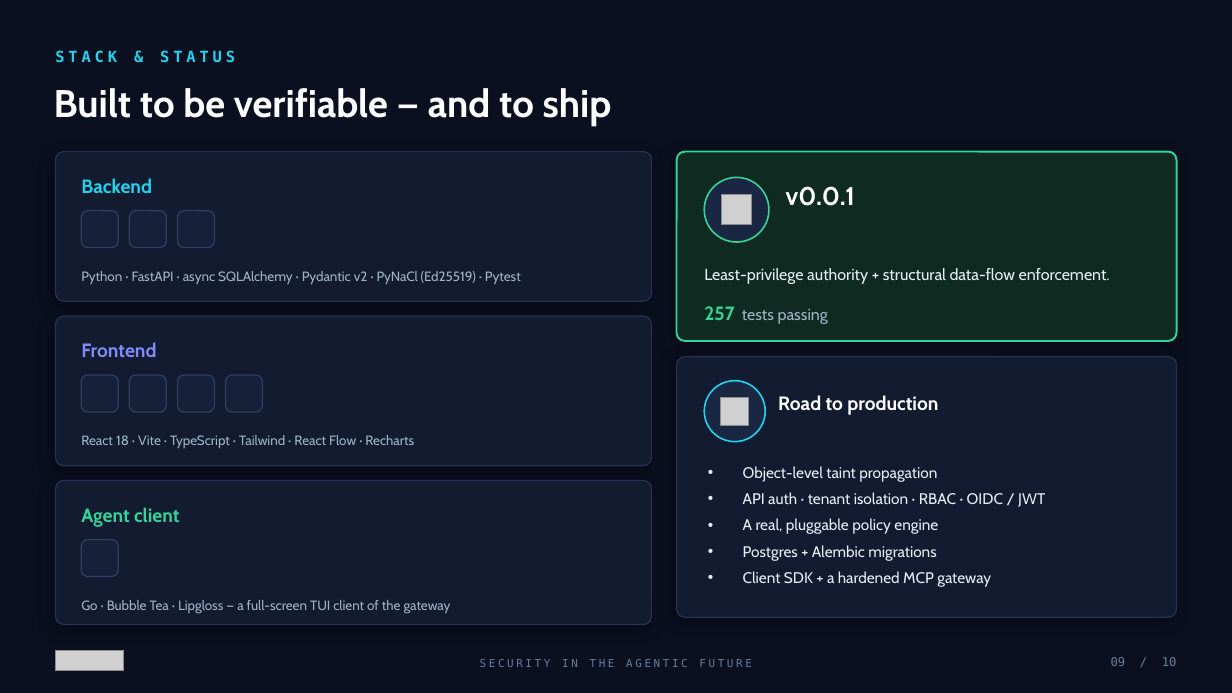
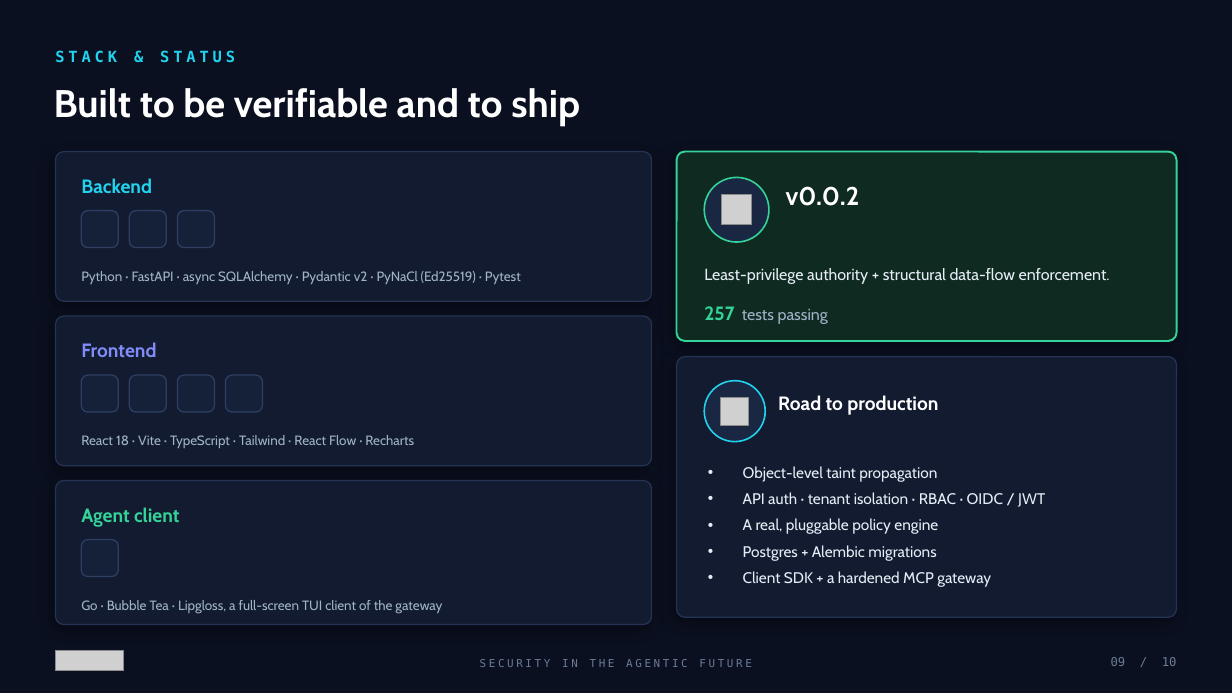
Before and after one commit to ASH1998/PACT, a slide deck: slide 9 of hackathon-deck/PACT_Deck.pptx. Drawn at 1232x693 pixels with LibreOffice and Linux fonts; fonts in the diff are those of the drawing; grey boxes stand for pictures; background and template pictures are left out. Boxes give left, top, right and bottom in pixels: in the first picture for what was removed or moved away, otherwise in the second. Text is boxed around its words. In the diff, an @@ line names an element or a change of style, - is before the commit and + after.

```diff
--- a/hackathon-deck/PACT_Deck.pptx
+++ b/hackathon-deck/PACT_Deck.pptx
@@ text at (x1=54, y1=88, x2=580, y2=126): text changed @@
-Built to be verifiable — and to ship
+Built to be verifiable and to ship
@@ text at (x1=786, y1=186, x2=860, y2=206): text changed @@
-v0.0.1
+v0.0.2
@@ text at (x1=81, y1=600, x2=442, y2=613): text changed @@
-Go · Bubble Tea · Lipgloss — a full-screen TUI client of the gateway
+Go · Bubble Tea · Lipgloss, a full-screen TUI client of the gateway
```
Also in this commit, not shown: 7 other slides changed, 2 other files.
